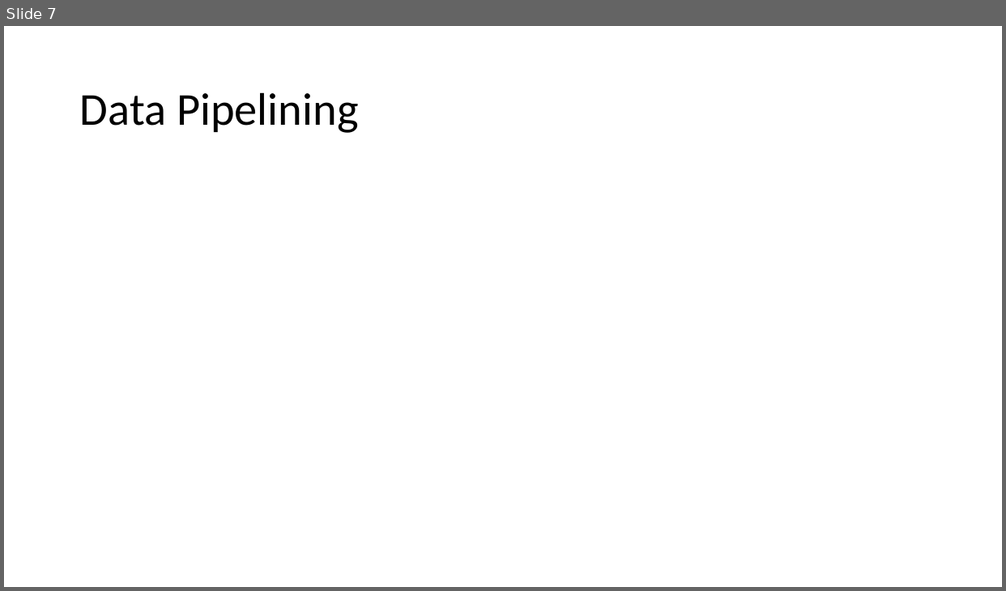
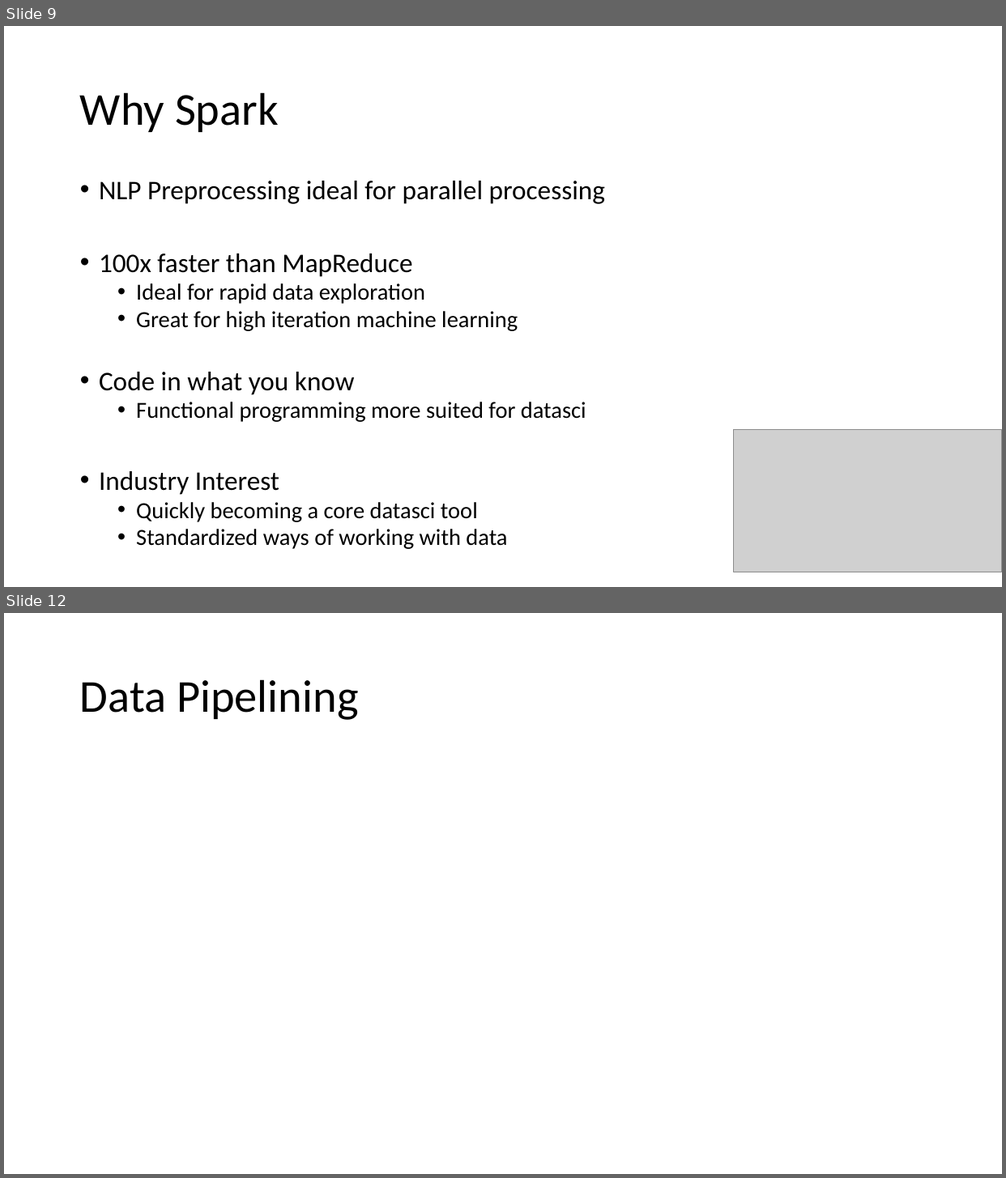
Before and after one commit to dreyco676/nlp_spark, a slide deck: TCHUG_NLP_PYSPARK.pptx. Shown one above the other, each under a label of ours: slide 7 before the commit, slides 9 and 12 after it; the slides between them are not shown. The pictures are 1006x591 and 1006x1178 pixels, drawn with LibreOffice and Linux fonts; fonts in the diff are those of the drawing; grey boxes stand for pictures. Boxes give left, top, right and bottom in pixels: in the first picture for what was removed or moved away, otherwise in the second. Text is boxed around its words. In the diff, an @@ line names an element or a change of style, - is before the commit and + after.

```diff
--- a/TCHUG_NLP_PYSPARK.pptx
+++ b/TCHUG_NLP_PYSPARK.pptx
@@ slide 9 added at (x1=4, y1=26, x2=1002, y2=587), background #FFFFFF @@
@@ title added at (x1=80, y1=92, x2=279, y2=132), 44 pt, text #000000 @@
+Why Spark
@@ text added at (x1=99, y1=181, x2=605, y2=549), 22.2 pt, text #000000 @@
+• NLP Preprocessing ideal for parallel processing
+• 100x faster than MapReduce
+  • Ideal for rapid data exploration
+  • Great for high iteration machine learning
+• Code in what you know
+  • Functional programming more suited for datasci
+• Industry Interest
+  • Quickly becoming a core datasci tool
+  • Standardized ways of working with data
@@ picture added at (x1=734, y1=430, x2=1002, y2=573) @@
@@ what was slide 7 is now slide 12 @@
```
Also in this commit, not shown: 1 slide changed, 9 other slides added, 5 slides removed, 2 other files.
